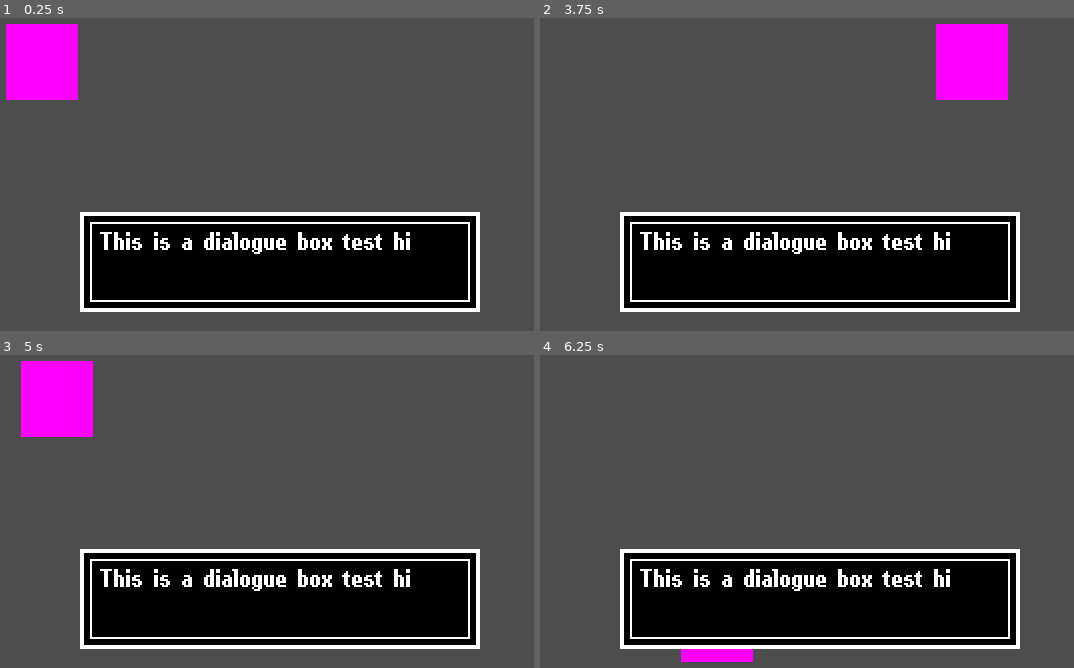
Above: before the commit, frames 1-4 (two rows, left to right).
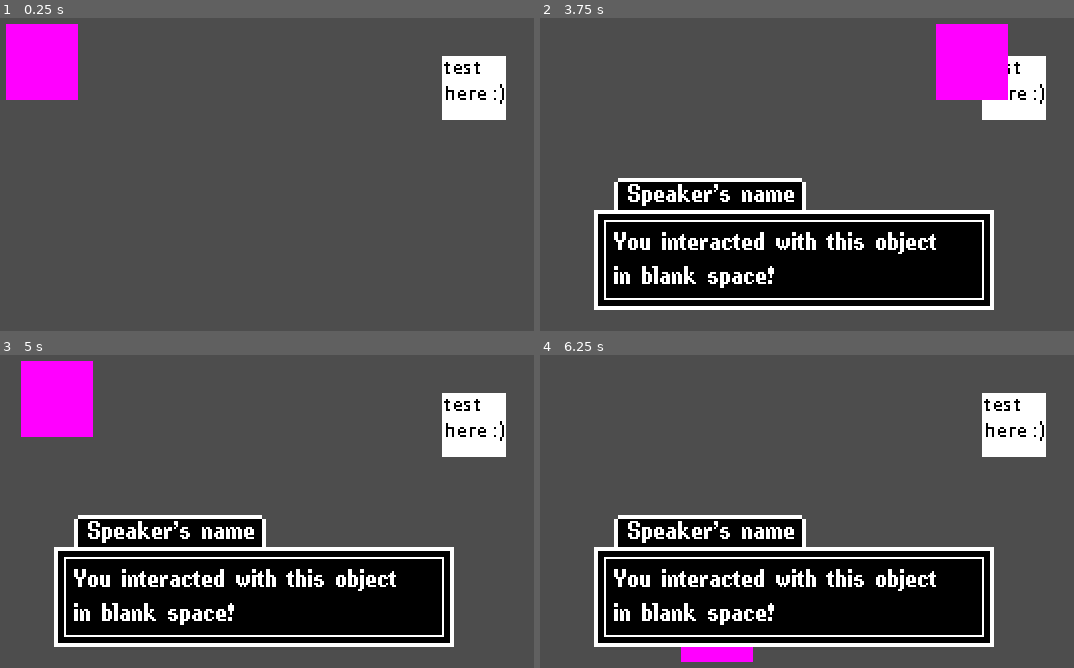
Above: after the commit, the same moments.

Repository: aeroldd/from-the-dead-game-jam
Game: Godot game, scene res://scenes/world.tscn
Two runs of this game, one before a commit and one after it. Both use one fixed random seed, a clock stepped at 60 frames per second and the inputs below.
Inputs:
- Up to frame 1 (0.25 s): no input
- Up to frame 2 (3.75 s): tap Enter at 0.5 s; hold D (right) 0.53-1.28 s; hold Space (interact) 0.53-1.28 s; hold S (down) 1.28-2.03 s; tap Space (interact) at 1.35, 2.85 s; hold D (right) 2.03-2.78 s; hold Space (interact) 2.03-2.78 s; hold W (up) 2.78-3.53 s; hold A (left) from 3.53 s (still down); hold Space (interact) from 3.53 s (still down)
- Up to frame 3 (5 s): keep holding A (left); release Space (interact) at 4.28 s; tap Space (interact) at 4.35 s
- Up to frame 4 (6.25 s): release A (left) at 5.03 s; hold S (down) 5.03-5.78 s; hold Space (interact) 5.03-5.78 s; hold D (right) from 5.78 s (still down); tap Space (interact) at 5.85 s

The runs differ from the first frame. In frame 1, 26% of the frame differs, in the area x 14-95%, y 12-94%; in frame 2, 15%; in frame 3, 15%; in frame 4, 15%.

Commit message:
Added a test dialogue system

Diff:
--- a/scenes/world.tscn
+++ b/scenes/world.tscn
@@ -1,8 +1,9 @@
-[gd_scene load_steps=5 format=3 uid="uid://y5dg83uyrs23"]
+[gd_scene load_steps=6 format=3 uid="uid://y5dg83uyrs23"]
 
 [ext_resource type="PackedScene" uid="uid://cysf0lorudaq4" path="res://scenes/player.tscn" id="1_2mlbj"]
 [ext_resource type="PackedScene" uid="uid://hkqf6u8cpgaq" path="res://scenes/interact_area.tscn" id="2_gl0lf"]
 [ext_resource type="PackedScene" uid="uid://ba8dedrg1j0w" path="res://ui/dialogue_box.tscn" id="3_u3agk"]
+[ext_resource type="Texture2D" uid="uid://bf6x0tloyr4gy" path="res://textures/test_interactable.png" id="3_wg475"]
 
 [sub_resource type="CircleShape2D" id="CircleShape2D_yn20t"]
 radius = 30.0666
@@ -13,16 +14,24 @@
 position = Vector2(48, 45)
 
 [node name="InteractArea" parent="." instance=ExtResource("2_gl0lf")]
-position = Vector2(241, 94)
+z_index = -5
+position = Vector2(242, 94)
 
 [node name="CollisionShape2D" parent="InteractArea/Area2D" index="0"]
 position = Vector2(21, -37)
+scale = Vector2(1.05256, 0.885045)
 shape = SubResource("CircleShape2D_yn20t")
 
+[node name="Sprite2D" type="Sprite2D" parent="InteractArea"]
+texture_filter = 1
+position = Vector2(22, -36)
+texture = ExtResource("3_wg475")
+
 [node name="DialogueBox" parent="." instance=ExtResource("3_u3agk")]
-offset_left = 67.0
-offset_top = 120.0
-offset_right = 67.0
-offset_bottom = 120.0
+offset_left = 54.0
+offset_top = 103.0
+offset_right = 54.0
+offset_bottom = 103.0
+text = Array[String](["You interacted with this object in blank space!", "hello", "Dingle", "next page", "next page AGAIN", "whelp... another page"])
 
 [editable path="InteractArea"]
--- /dev/null
+++ b/scripts/Dialogue.gd
@@ -0,0 +1 @@
+extends Node
--- /dev/null
+++ b/ui/dialogue_box.gd
@@ -0,0 +1,42 @@
+extends Control
+
+@onready var text_label = $Text
+@onready var speaker_label = $SpeakerName
+
+@export var text: Array[String] = ["Hi", "hello"]
+var current_text: Array[String] = []
+var speaker = "None"
+
+var in_progress = false
+
+func _ready():
+	visible = false
+	text_label.text = "Hello"
+	SignalBus.connect("interact", _on_interact)
+
+func show_text():
+	text_label.text = current_text.pop_front()
+	in_progress = true
+
+func next_line():
+	if current_text.size() > 0:
+		show_text()
+	else:
+		finish()
+
+func finish():
+	visible = false
+	text_label.text = ""
+	speaker_label.text = ""
+	in_progress = false
+
+func _on_interact():
+	if not in_progress:
+		current_text = text.duplicate()
+		visible = true
+		in_progress = true
+
+	if in_progress:
+		next_line()
+
+	print(text.size())
--- a/ui/dialogue_box.tscn
+++ b/ui/dialogue_box.tscn
@@ -1,9 +1,13 @@
-[gd_scene load_steps=4 format=3 uid="uid://ba8dedrg1j0w"]
+[gd_scene load_steps=6 format=3 uid="uid://ba8dedrg1j0w"]
 
+[ext_resource type="Script" path="res://ui/dialogue_box.gd" id="1_hlb1h"]
 [ext_resource type="Texture2D" uid="uid://bj003crww1080" path="res://textures/dialogue_box.png" id="1_u4xhg"]
 [ext_resource type="FontFile" uid="uid://cd5w8ymg5smq6" path="res://fonts/pixelpurl/PixelPurl.ttf" id="2_gg8gu"]
 
 [sub_resource type="LabelSettings" id="LabelSettings_70ibm"]
+font = ExtResource("2_gg8gu")
+
+[sub_resource type="LabelSettings" id="LabelSettings_ny6vj"]
 font = ExtResource("2_gg8gu")
 
 [node name="DialogueBox" type="Control"]
@@ -14,22 +18,32 @@
 anchor_bottom = 1.0
 grow_horizontal = 2
 grow_vertical = 2
+script = ExtResource("1_hlb1h")
 
-[node name="TextureRect" type="TextureRect" parent="."]
+[node name="Background" type="TextureRect" parent="."]
 texture_filter = 1
 layout_mode = 0
 offset_right = 200.0
 offset_bottom = 50.0
 texture = ExtResource("1_u4xhg")
 
-[node name="Label" type="Label" parent="TextureRect"]
+[node name="Text" type="Label" parent="."]
 texture_filter = 1
 texture_repeat = 1
 layout_mode = 0
 offset_left = 10.0
-offset_top = 8.0
+offset_top = 25.0
 offset_right = 189.0
-offset_bottom = 39.0
+offset_bottom = 56.0
 text = "This is a dialogue box test hi "
 label_settings = SubResource("LabelSettings_70ibm")
 autowrap_mode = 3
+
+[node name="SpeakerName" type="Label" parent="."]
+layout_mode = 0
+offset_left = 17.0
+offset_top = 1.0
+offset_right = 101.0
+offset_bottom = 24.0
+text = "Speaker's name"
+label_settings = SubResource("LabelSettings_ny6vj")
Binary file changed: textures/dialogue_box.png
Binary file added: textures/test_interactable.png
Not shown, added: textures/test_interactable.png.import
